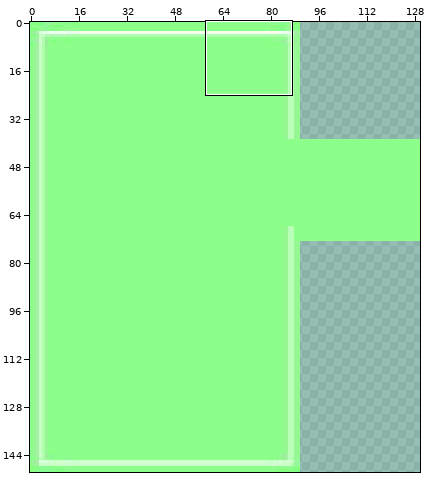
One commit to this sprite sheet: source/images/player_attack.png. Above, an overview of the earlier version with the close-up marked.
Close-up. Before the commit:
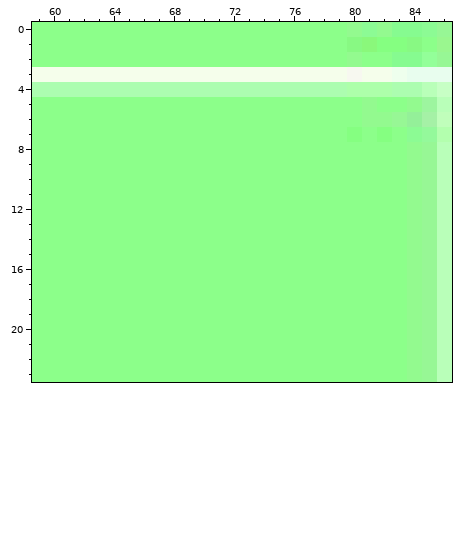
The file is 130x150 pixels. Colours within 5 levels of each other are drawn and written as one. Shown: x 59..86, y 0..23.
After:
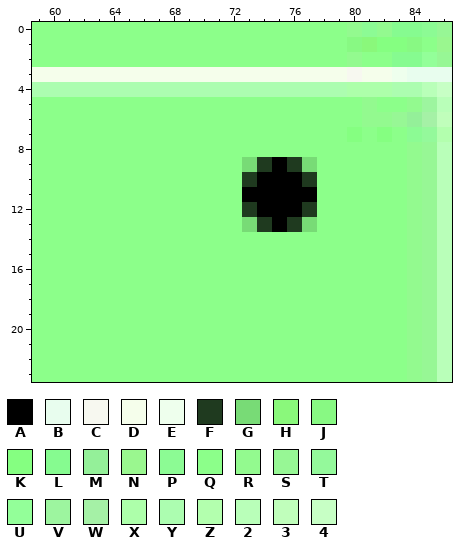
Palette (. is transparent): A #000000  B #e8fdee  C #f7f8f0  D #f5feeb  E #eeffed  F #1f3a1f  G #78db76  H #8af87b  J #88f983  K #85ff81  L #86fb90  M #94f099  N #9af78f  P #8cfb94  Q #8cff8a  R #93fa8f  S #97f795  T #94f99b  U #93ff99  V #9df59f  W #a5f1a6  X #adffaa  Y #acfdb0  Z #b3ffae  2 #b9ffb9  3 #c0febb  4 #c7ffc5
Difference:
@@ x 71..79 @@
  8 QQQQQQQQQ
- 9 QQQQQQQQQ
-10 QQQQQQQQQ
-11 QQQQQQQQQ
-12 QQQQQQQQQ
-13 QQQQQQQQQ
+ 9 QQGFAFGQQ
+10 QQFAAAFQQ
+11 QQAAAAAQQ
+12 QQFAAAFQQ
+13 QQGFAFGQQ
 14 QQQQQQQQQ
Boxes around the changes in both close-ups, in picture pixels (x1, y1, x2, y2):
changed: (242, 157, 317, 232)
